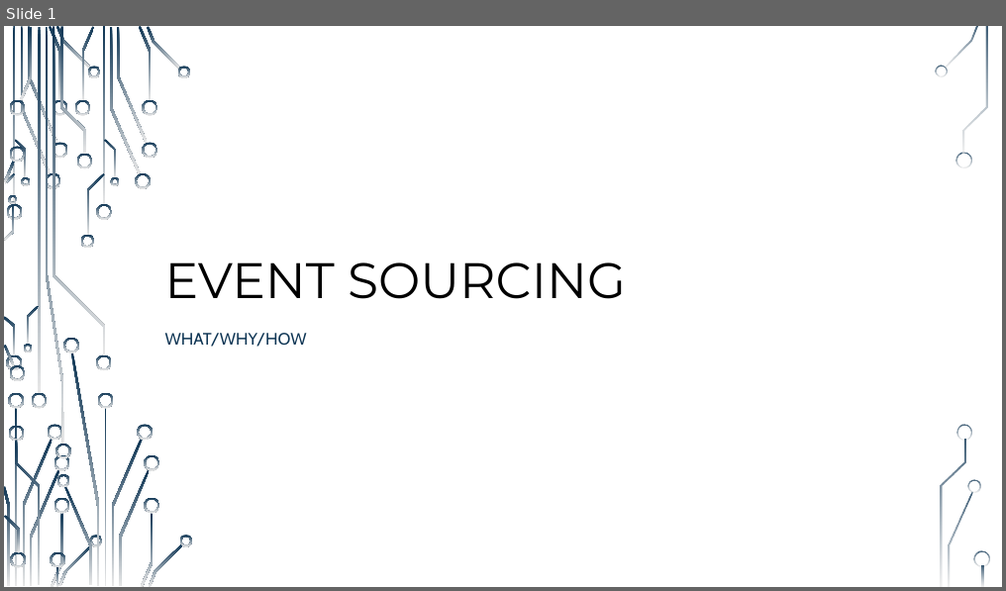
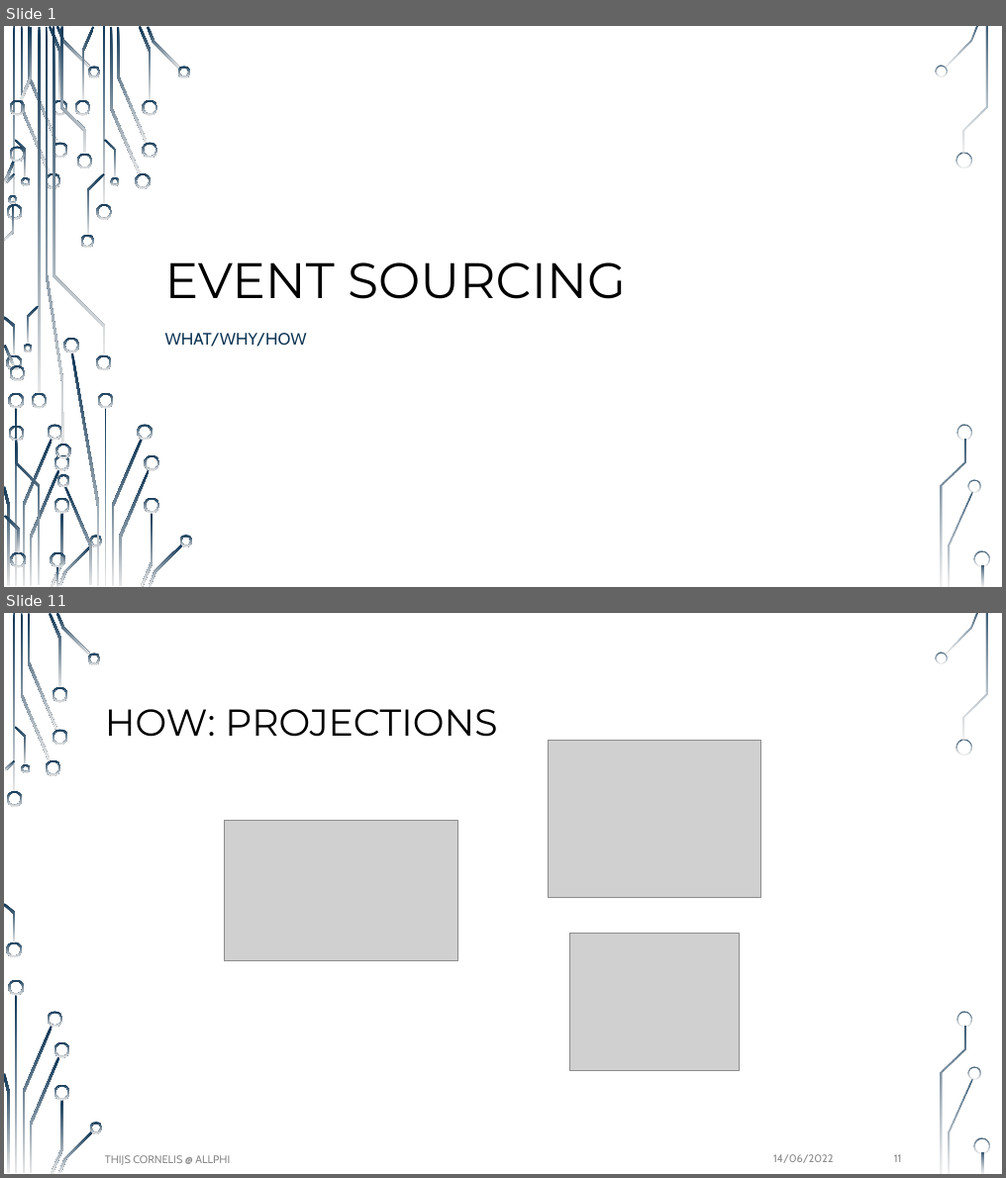
Before and after one commit to thijscornelis/es-lightning-talk, a slide deck: docs/es-lightnig-talk.pptx. Shown one above the other, each under a label of ours: slide 1 before the commit, slides 1 and 11 after it; the slides between them are not shown. The pictures are 1006x591 and 1006x1178 pixels, drawn with LibreOffice and Linux fonts; fonts in the diff are those of the drawing; grey boxes stand for pictures; background and template pictures are left out. Boxes give left, top, right and bottom in pixels: in the first picture for what was removed or moved away, otherwise in the second. Text is boxed around its words. In the diff, an @@ line names an element or a change of style, - is before the commit and + after.

```diff
--- a/docs/es-lightnig-talk.pptx
+++ b/docs/es-lightnig-talk.pptx
@@ slide 11 added at (x1=4, y1=613, x2=1002, y2=1174), background #FFFFFF; not listed: 36 template elements that a slide beside it also shows @@
@@ title added at (x1=105, y1=709, x2=497, y2=737), 36 pt, text #000000 @@
+HOW: PROJECTIONS
@@ picture added at (x1=548, y1=741, x2=760, y2=897) @@
@@ picture added at (x1=224, y1=821, x2=458, y2=961) @@
@@ picture added at (x1=569, y1=933, x2=740, y2=1071) @@
@@ text added at (x1=105, y1=1156, x2=230, y2=1165), 10.5 pt, text #8C8C8C @@
+THIJS CORNELIS @ ALLPHI
@@ text added at (x1=773, y1=1155, x2=834, y2=1163), 10.5 pt, text #8C8C8C @@
+14/06/2022
@@ page number added at (x1=894, y1=1155, x2=902, y2=1162), 10.5 pt, text #8C8C8C @@
+11
```
Also in this commit, not shown: 7 slides changed, 8 other slides added, 10 other files.
